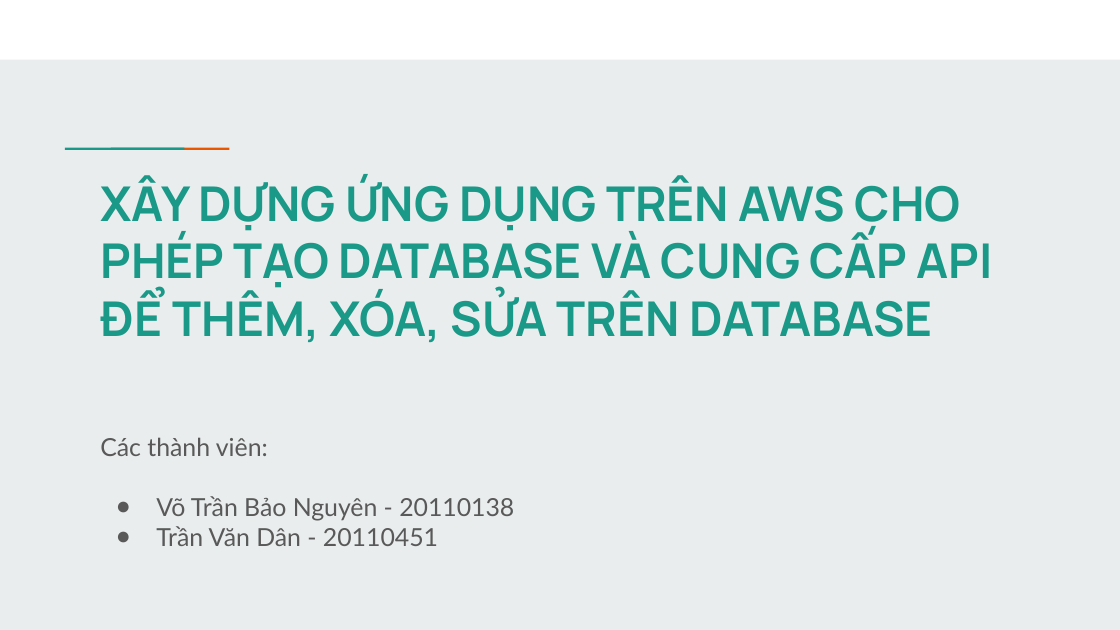
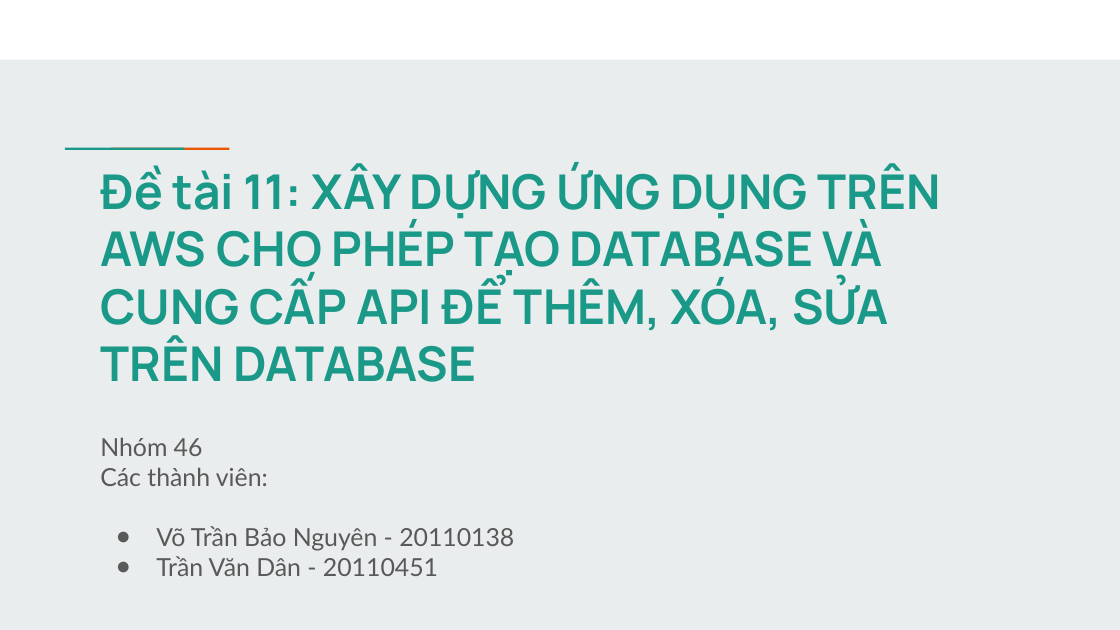
Before and after one commit to votranbaonguyen/DTDM_Detai11, a slide deck: slide 1 of Slides-Report-Nhom46-Detai11.pptx. Drawn at 1120x630 pixels with LibreOffice and Linux fonts; fonts in the diff are those of the drawing. Boxes give left, top, right and bottom in pixels: in the first picture for what was removed or moved away, otherwise in the second. Text is boxed around its words. In the diff, an @@ line names an element or a change of style, - is before the commit and + after.

```diff
--- a/Slides-Report-Nhom46-Detai11.pptx
+++ b/Slides-Report-Nhom46-Detai11.pptx
@@ title at [100, 164, 941, 381]: text changed @@
-XÂY DỰNG ỨNG DỤNG TRÊN AWS CHO PHÉP TẠO DATABASE VÀ CUNG CẤP API ĐỂ THÊM, XÓA, SỬA TRÊN DATABASE
+Đề tài 11: XÂY DỰNG ỨNG DỤNG TRÊN AWS CHO PHÉP TẠO DATABASE VÀ CUNG CẤP API ĐỂ THÊM, XÓA, SỬA TRÊN DATABASE
@@ subtitle at [100, 437, 203, 456]: paragraph added @@
+Nhóm 46
```
Also in this commit, not shown: 4 other slides changed, 1 slide added.
